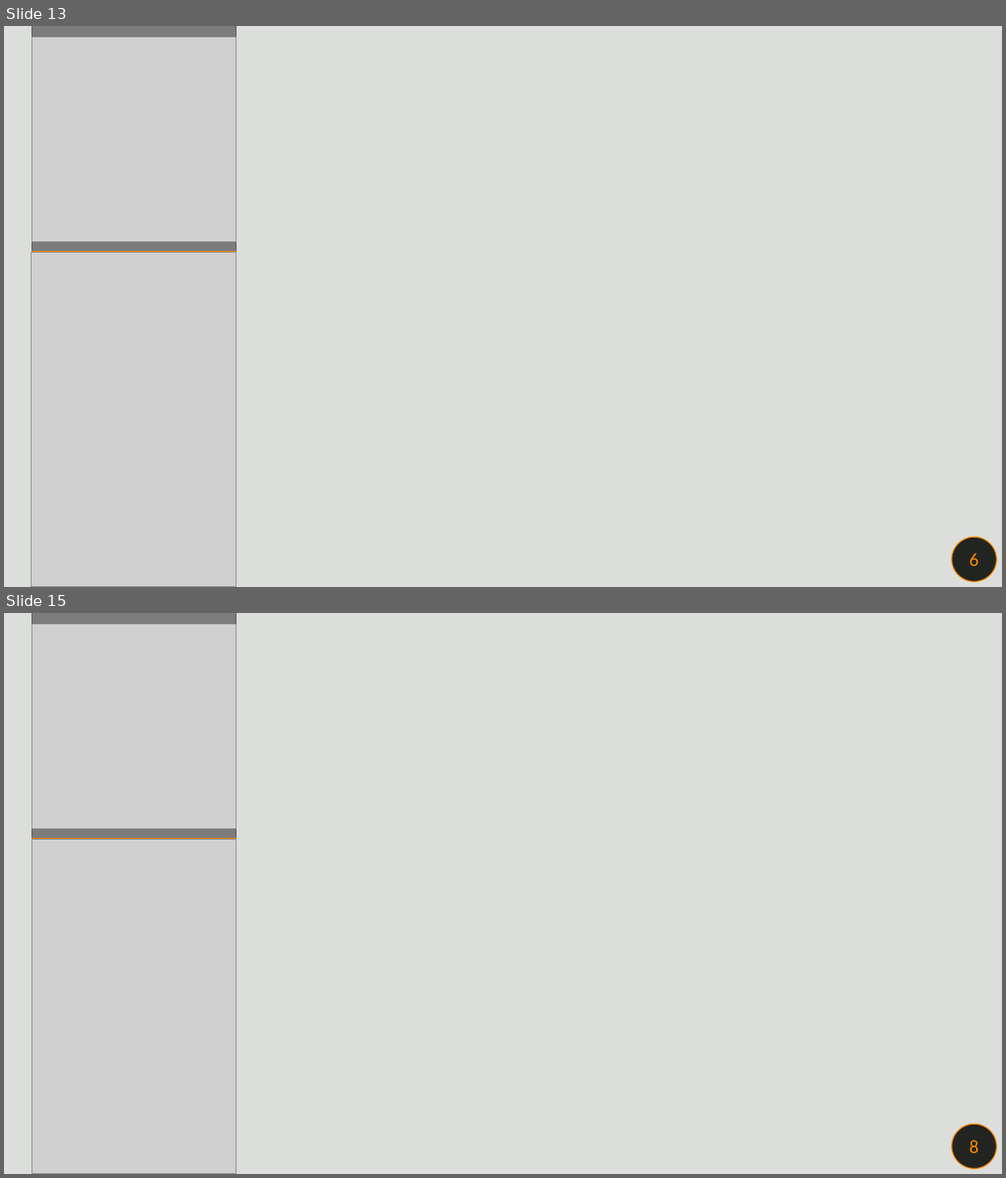
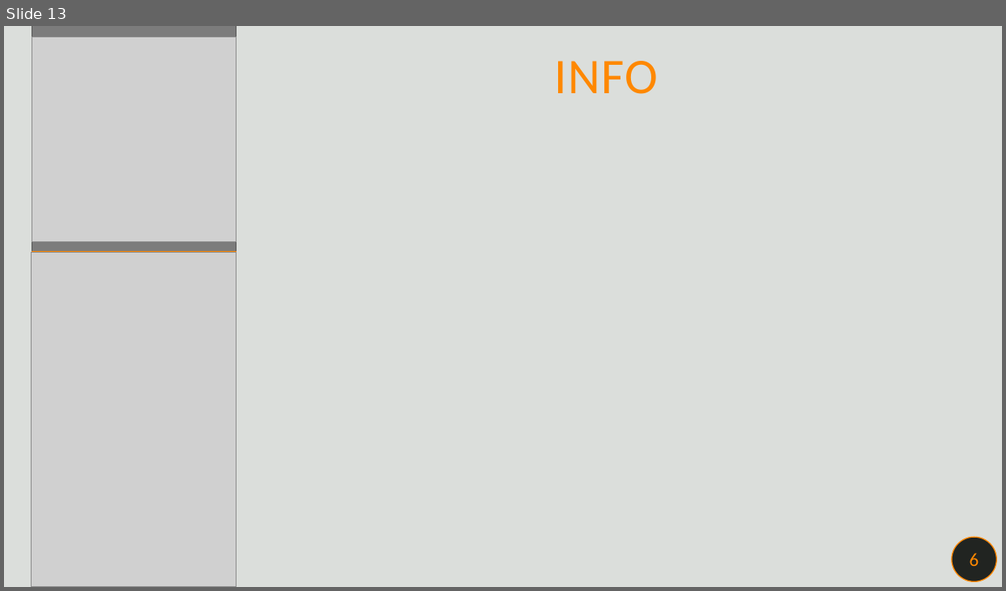
Before and after one commit to kevinmala00/PonyHelper, a slide deck: PresentazionePonyHelper.pptx. Shown one above the other, each under a label of ours: slides 13 and 15 before the commit, slide 13 after it; the slides between them are not shown. The pictures are 1006x1178 and 1006x591 pixels, drawn with LibreOffice and Linux fonts; fonts in the diff are those of the drawing; grey boxes stand for pictures. Boxes give left, top, right and bottom in pixels: in the first picture for what was removed or moved away, otherwise in the second. Text is boxed around its words. In the diff, an @@ line names an element or a change of style, - is before the commit and + after.

```diff
--- a/PresentazionePonyHelper.pptx
+++ b/PresentazionePonyHelper.pptx
@@ slide 15 removed at box(4, 613, 1002, 1174), background #DBDEDB @@
@@ rectangle removed at box(32, 613, 236, 1174) @@
@@ picture removed at box(32, 613, 236, 840) @@
@@ rectangle removed at box(32, 613, 236, 840) @@
@@ picture removed at box(32, 624, 236, 828) @@
@@ line removed from (32, 840) to (236, 840) @@
@@ picture removed at box(32, 840, 236, 1174) @@
@@ ellipse removed at box(952, 1124, 997, 1169) @@
-8
@@ slide 13 changed as well @@
@@ text added at box(554, 61, 657, 94), 48 pt, text #FF8800 @@
+INFO
```
Also in this commit, not shown: 5 other slides changed, 8 slides added, 8 other slides removed.
